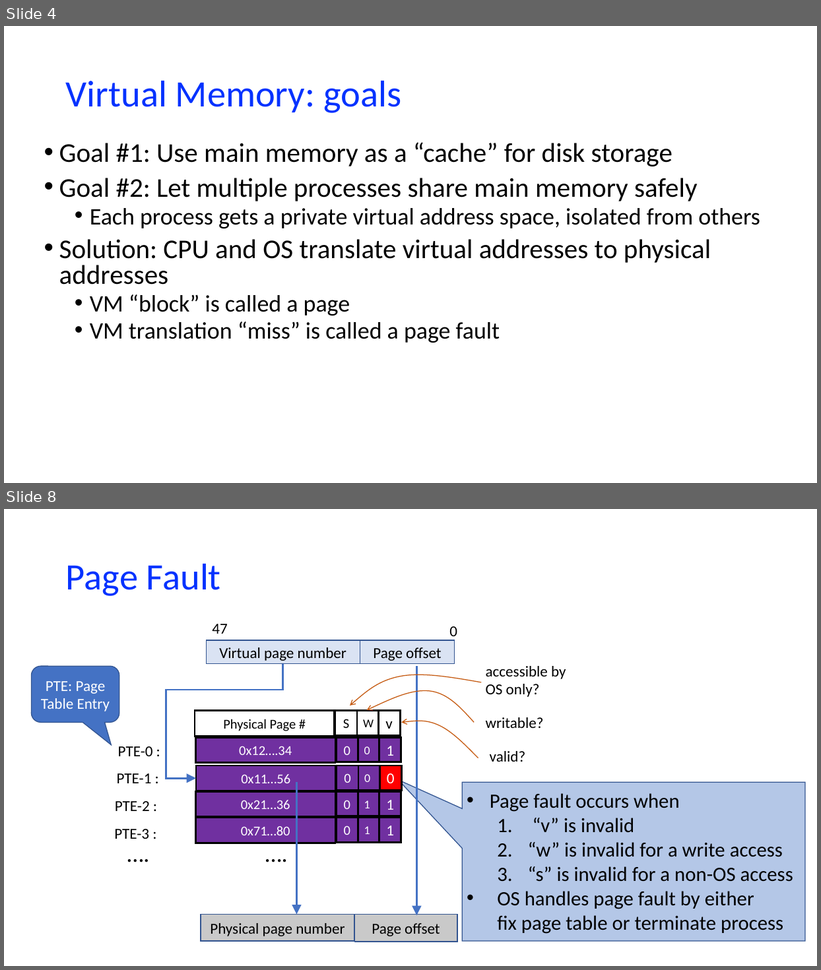
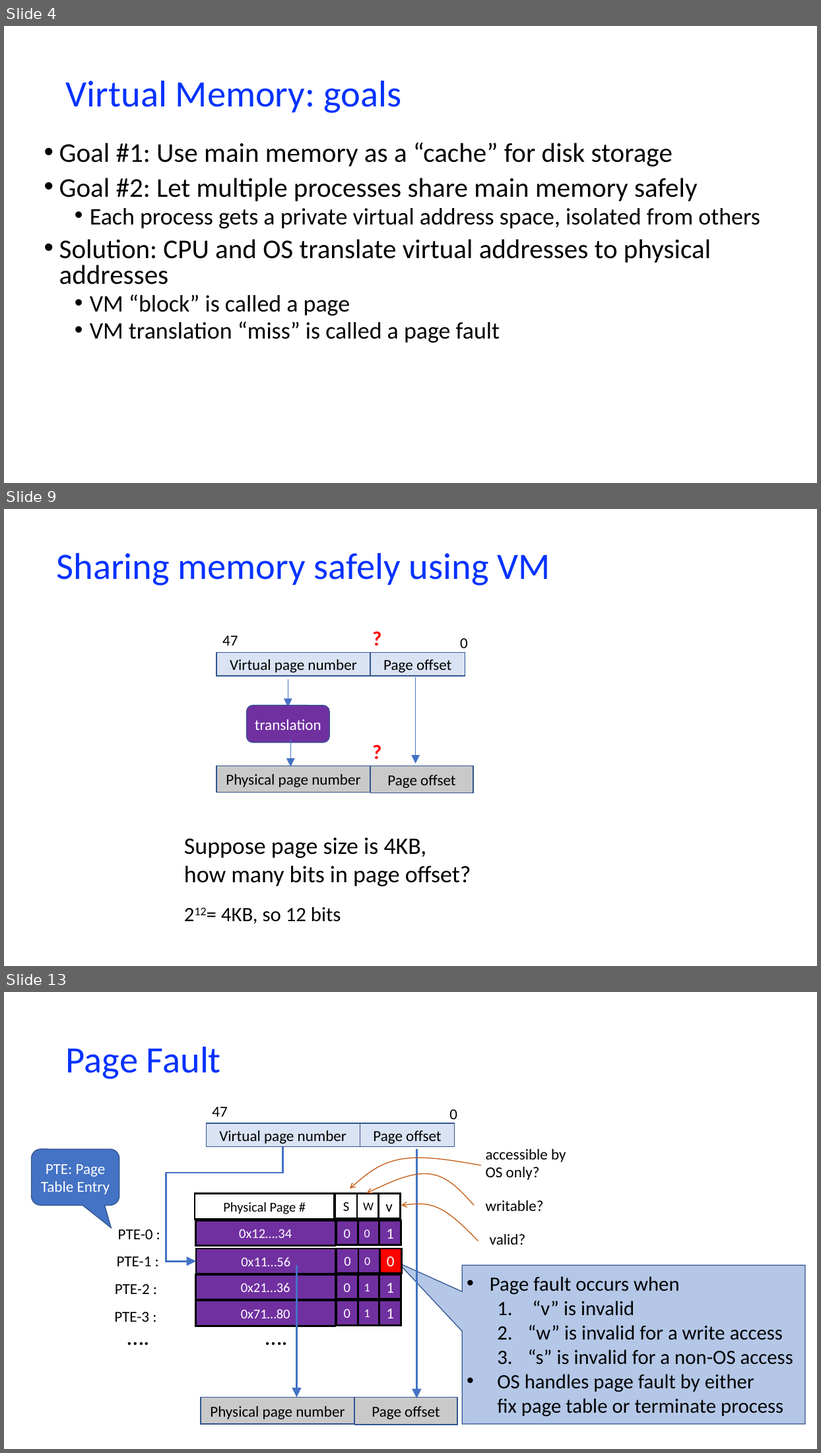
Before and after one commit to NYU-CSO/nyu-cso.github.io, a slide deck: notes/arch-mem2.pptx. Shown one above the other, each under a label of ours: slides 4 and 8 before the commit, slides 4, 9 and 13 after it; the slides between them are not shown. The pictures are 821x970 and 821x1453 pixels, drawn with LibreOffice and Linux fonts; fonts in the diff are those of the drawing. Boxes give left, top, right and bottom in pixels: in the first picture for what was removed or moved away, otherwise in the second. Text is boxed around its words. In the diff, an @@ line names an element or a change of style, - is before the commit and + after.

```diff
--- a/notes/arch-mem2.pptx
+++ b/notes/arch-mem2.pptx
@@ slide 9 added at (4,509,817,966), background #FFFFFF @@
@@ title added at (57,553,550,586), 44 pt, text #0432FF @@
+Sharing memory safely using VM
@@ text added at (366,623,388,654), 24 pt, text #FF0000, bold @@
+?
@@ group added at (217,636,474,793): 4 rectangles, 3 arrows, 2 texts, 1 rounded rectangle @@
+Virtual page number
+Physical page number
+0
+47
+Page offset
+Page offset
+translation
@@ text added at (366,736,388,766), 24 pt, text #FF0000, bold @@
+?
@@ text added at (184,838,471,887), 28 pt, text #000000 @@
+Suppose page size is 4KB,
+how many bits in page offset?
@@ text added at (221,907,341,924), 24 pt, text #000000 @@
+212= 4KB, so 12 bits
@@ what was slide 8 is now slide 13 @@
```
Also in this commit, not shown: 3 slides changed, 4 other slides added, 1 other file.
